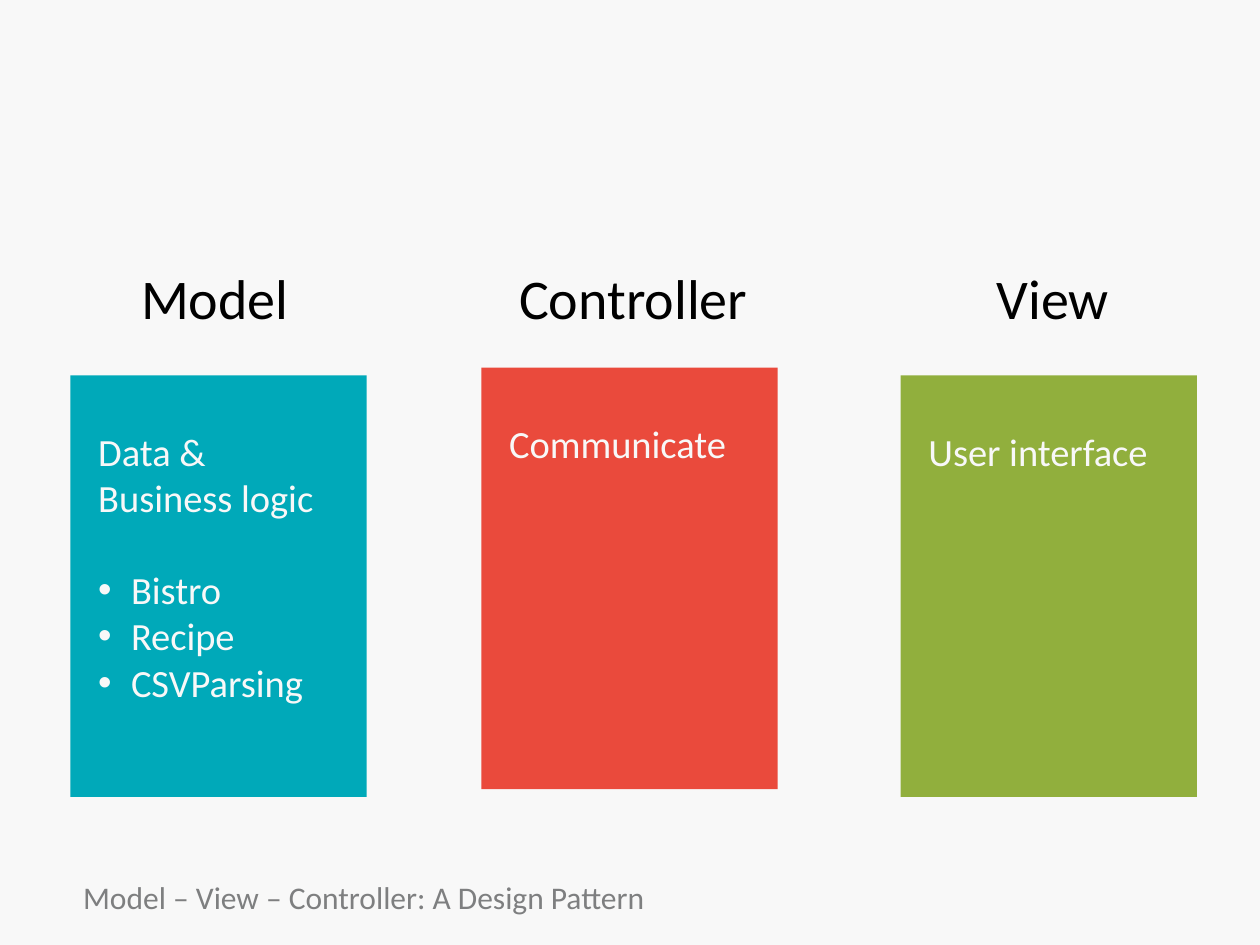
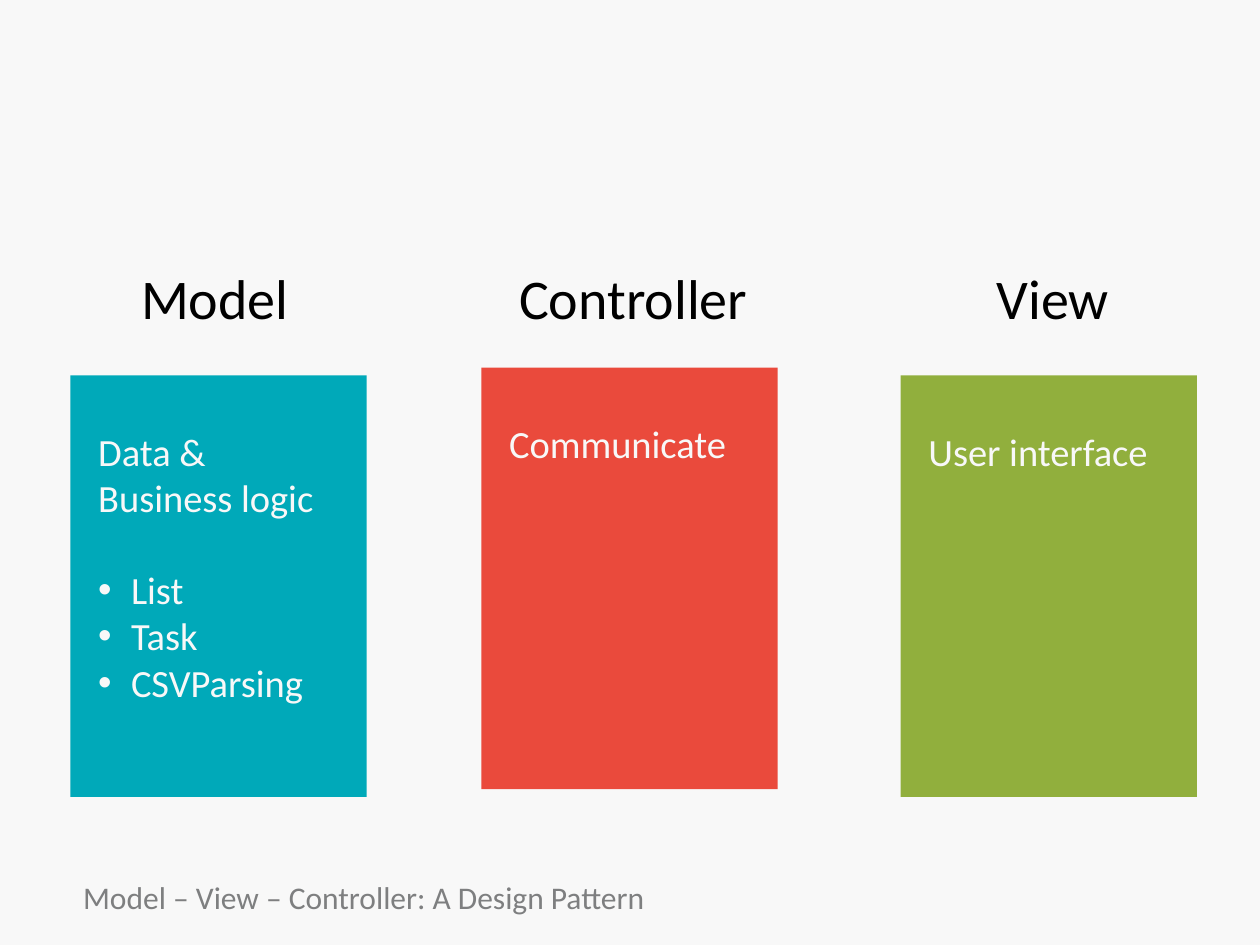
Before and after one commit to bootcoder/lectures, a slide deck: slide 21 of 1phase/ruby-mvc-single-res/HT-MVC.pptx (slide 20 before the commit). Drawn at 1260x945 pixels with LibreOffice and Linux fonts; fonts in the diff are those of the drawing; background and template pictures are left out. Boxes give left, top, right and bottom in pixels: in the first picture for what was removed or moved away, otherwise in the second. Text is boxed around its words. In the diff, an @@ line names an element or a change of style, - is before the commit and + after.

```diff
--- a/1phase/ruby-mvc-single-res/HT-MVC.pptx
+++ b/1phase/ruby-mvc-single-res/HT-MVC.pptx
@@ text in rectangle at bbox=[131, 577, 198, 651]: text changed @@
-• Bistro
-• Recipe
+• List
+• Task
```
Also in this commit, not shown: 7 other slides changed, 1 slide added.
